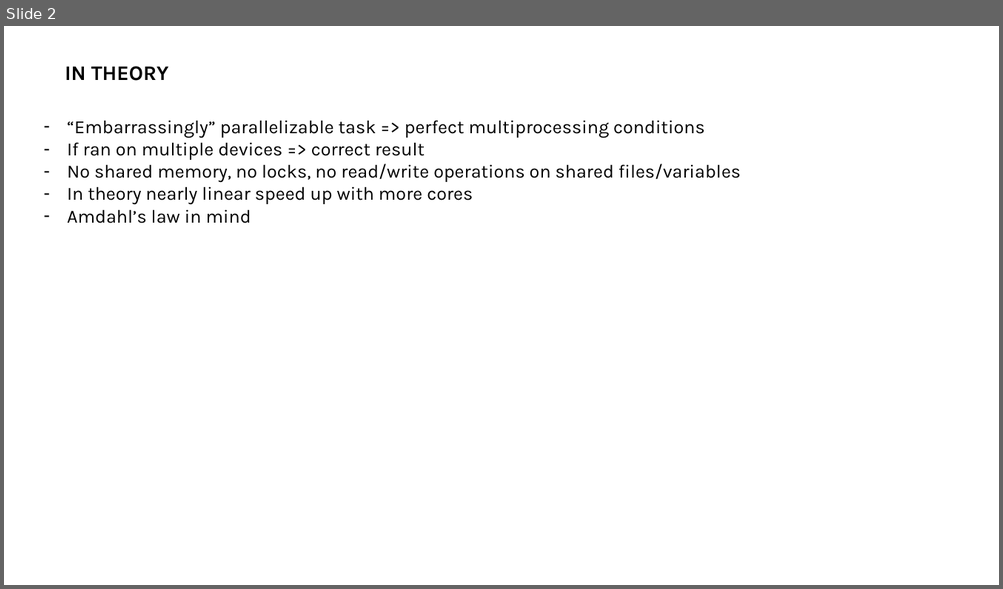
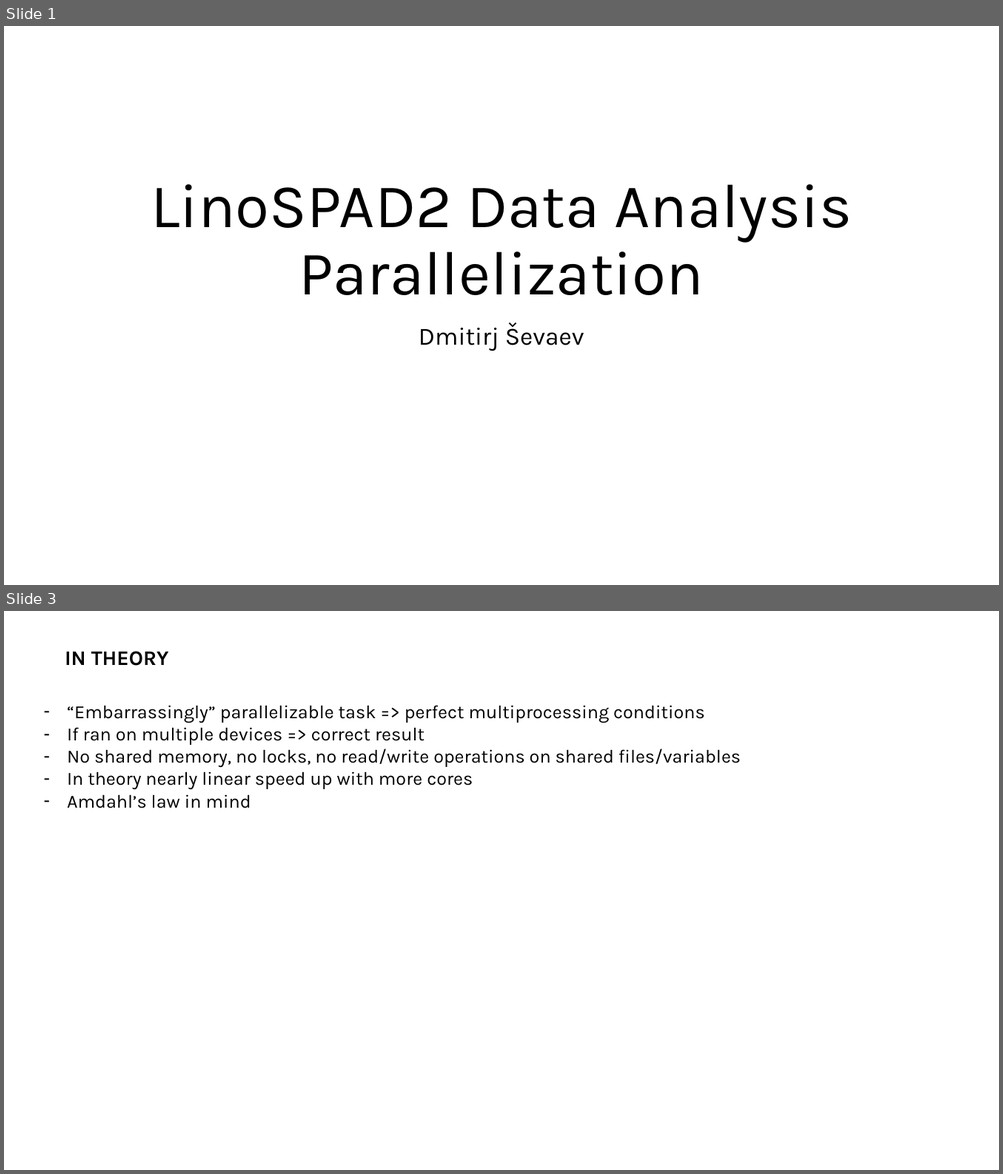
Before and after one commit to sevaedmi/LinoSPAD2, a slide deck: progress.pptx. Shown one above the other, each under a label of ours: slide 2 before the commit, slides 1 and 3 after it; the slides between them are not shown. The pictures are 1003x589 and 1003x1174 pixels, drawn with LibreOffice and Linux fonts; fonts in the diff are those of the drawing. Boxes give left, top, right and bottom in pixels: in the first picture for what was removed or moved away, otherwise in the second. Text is boxed around its words. In the diff, an @@ line names an element or a change of style, - is before the commit and + after.

```diff
--- a/progress.pptx
+++ b/progress.pptx
@@ slide 1 added at (4, 26, 999, 585), background #FFFFFF @@
@@ title added at (151, 184, 851, 295), 60 pt, text #000000 @@
+LinoSPAD2 Data Analysis Parallelization
@@ subtitle added at (418, 323, 584, 352), 24 pt, text #000000 @@
+Dmitirj Ševaev
@@ what was slide 2 is now slide 3 @@
```
Also in this commit, not shown: 3 slides changed, 3 other slides added.
